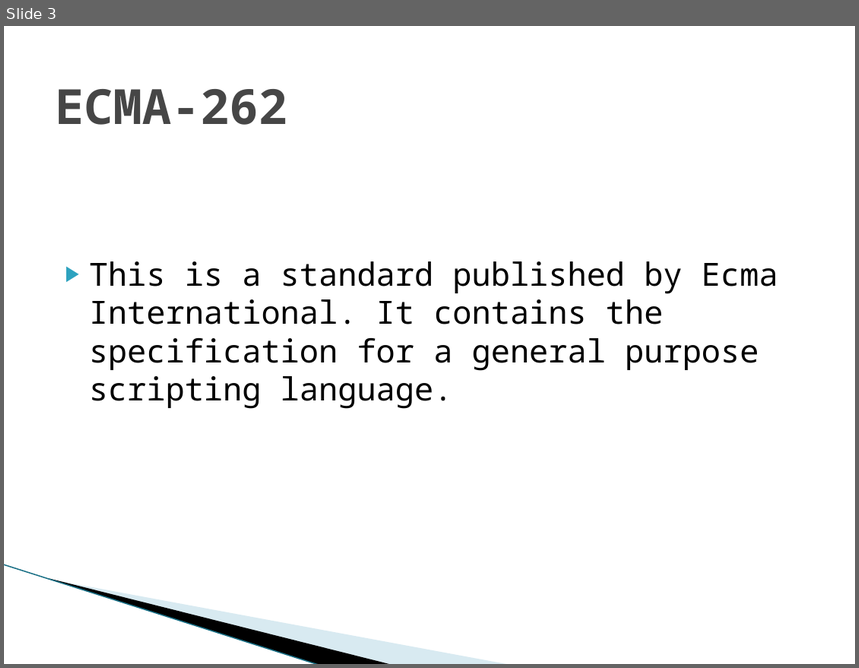
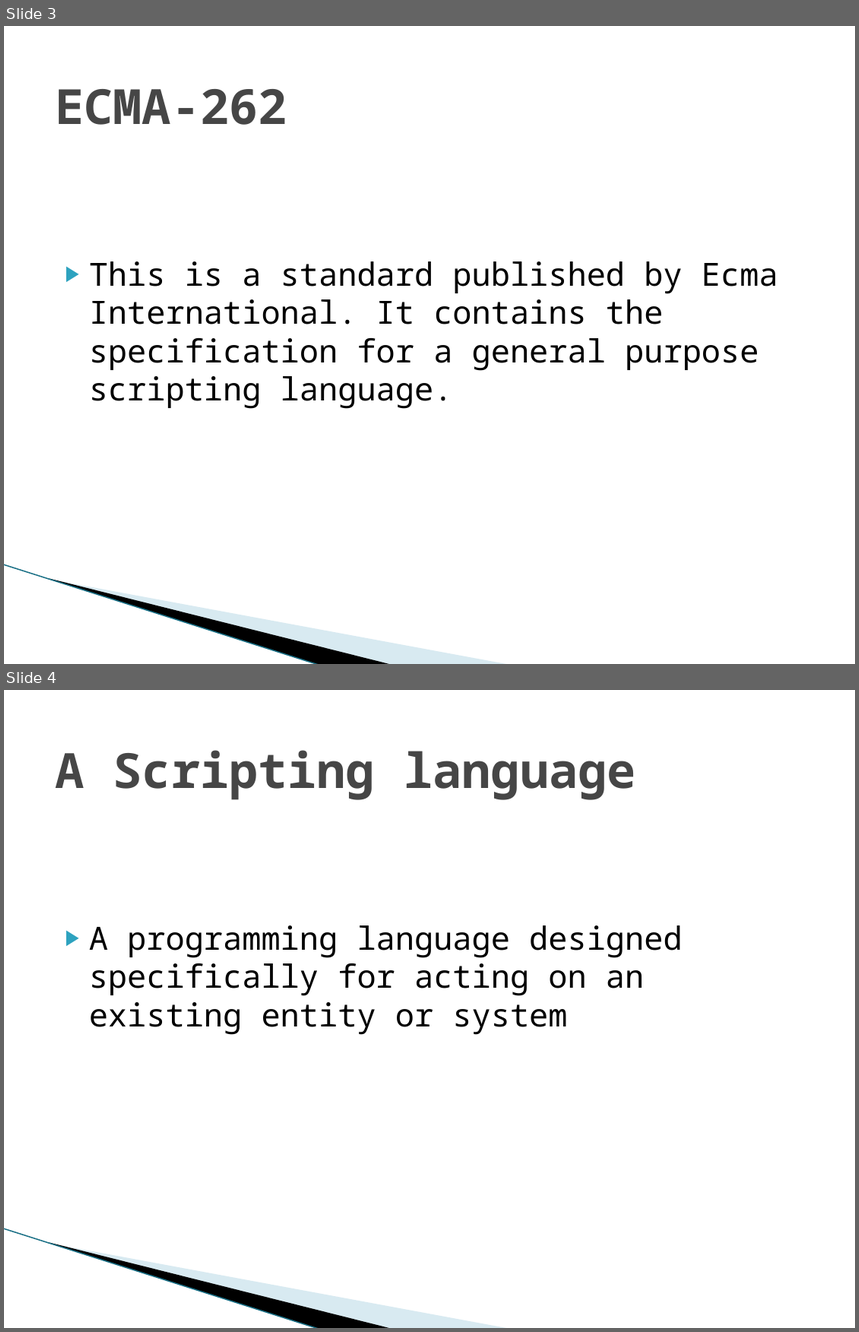
Before and after one commit to green-fox-academy/szapszap, a slide deck: Week03/day-04/ECMAScript.pptx. Shown one above the other, each under a label of ours: slide 3 before the commit, slides 3 and 4 after it. The pictures are 859x668 and 859x1332 pixels, drawn with LibreOffice and Linux fonts; fonts in the diff are those of the drawing; background and template pictures are left out. Boxes give left, top, right and bottom in pixels: in the first picture for what was removed or moved away, otherwise in the second. Text is boxed around its words. In the diff, an @@ line names an element or a change of style, - is before the commit and + after.

```diff
--- a/Week03/day-04/ECMAScript.pptx
+++ b/Week03/day-04/ECMAScript.pptx
@@ slide 4 added at bbox=[4, 690, 855, 1328], background #FFFFFF; not listed: 3 template elements that a slide beside it also shows @@
@@ title added at bbox=[55, 750, 636, 800], 41 pt, text #464646, bold @@
+A Scripting language
@@ text added at bbox=[89, 926, 683, 1035], 27 pt, text #000000 @@
+▶ A programming language designed specifically for acting on an existing entity or system
```
Also in this commit, not shown: 6 other slides added, 1 slide removed, 5 other files.
